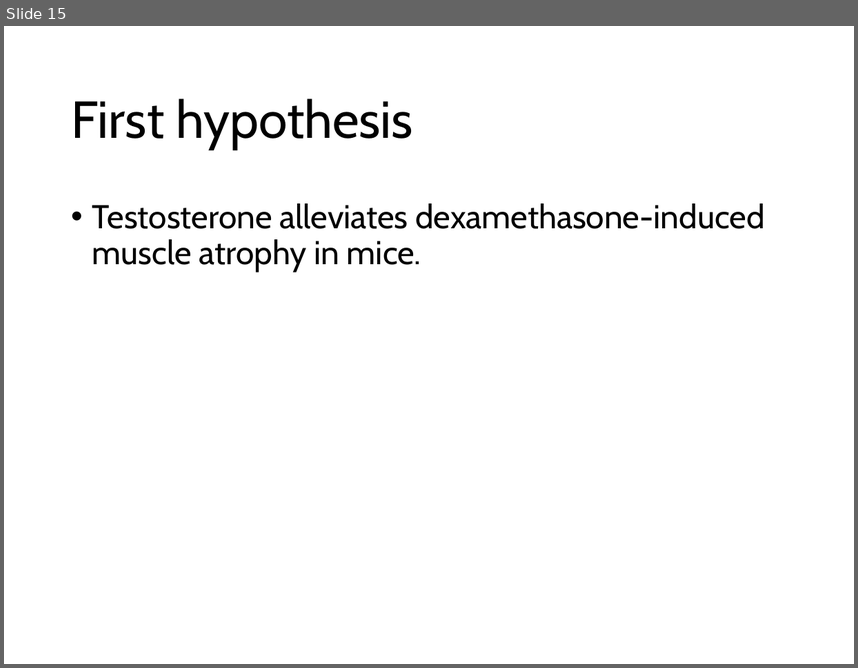
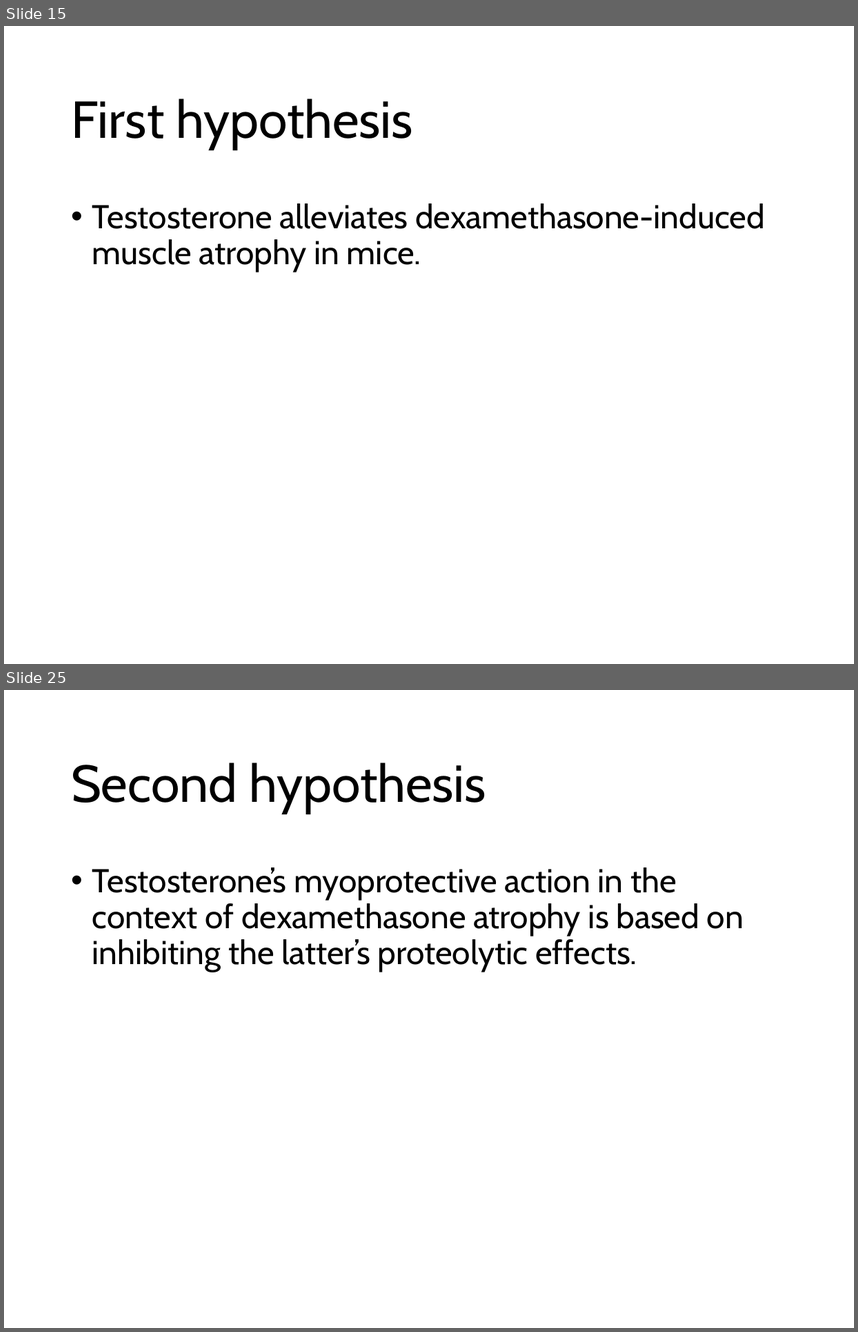
Before and after one commit to nvalexander/dissertation, a slide deck: defense.pptx. Shown one above the other, each under a label of ours: slide 15 before the commit, slides 15 and 25 after it; the slides between them are not shown. The pictures are 858x668 and 858x1332 pixels, drawn with LibreOffice and Linux fonts; fonts in the diff are those of the drawing. Boxes give left, top, right and bottom in pixels: in the first picture for what was removed or moved away, otherwise in the second. Text is boxed around its words. In the diff, an @@ line names an element or a change of style, - is before the commit and + after.

```diff
--- a/defense.pptx
+++ b/defense.pptx
@@ slide 25 added at box(4, 690, 854, 1328), background #FFFFFF @@
@@ title added at box(71, 762, 486, 813), 44 pt, text #000000 @@
+Second hypothesis
@@ text added at box(92, 867, 744, 972), 28 pt, text #000000 @@
+• Testosterone’s myoprotective action in the context of dexamethasone atrophy is based on inhibiting the latter’s proteolytic effects.
```
Also in this commit, not shown: 18 other slides added, 3 other files.
